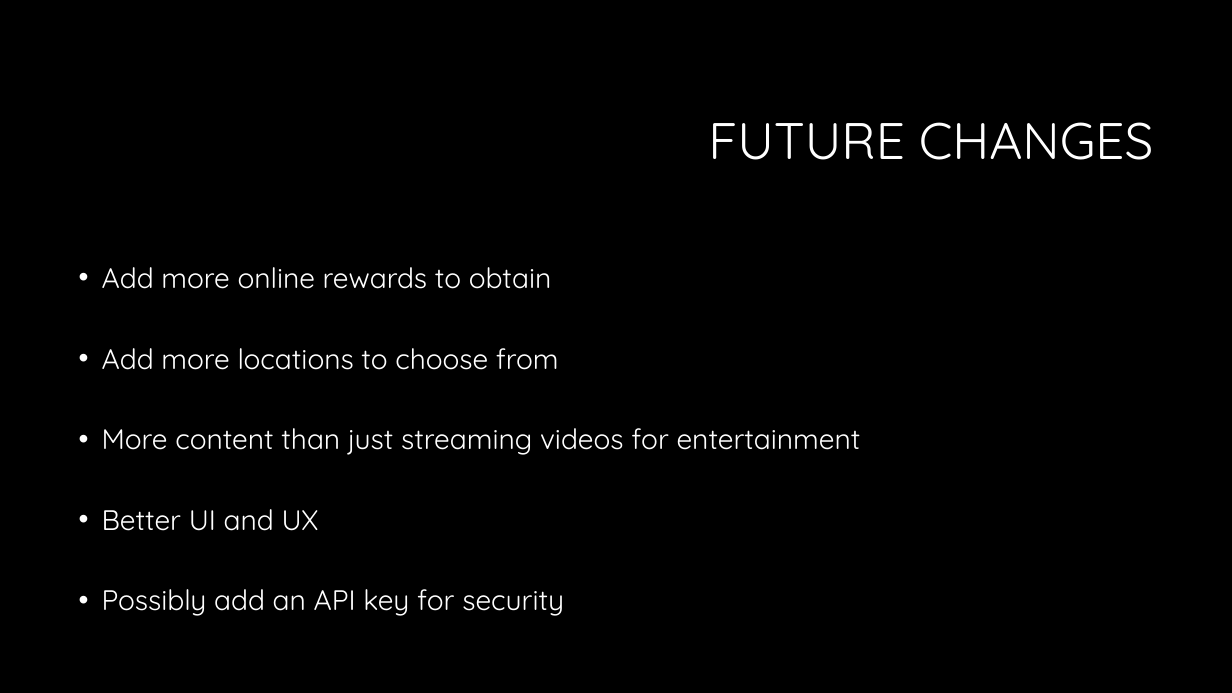
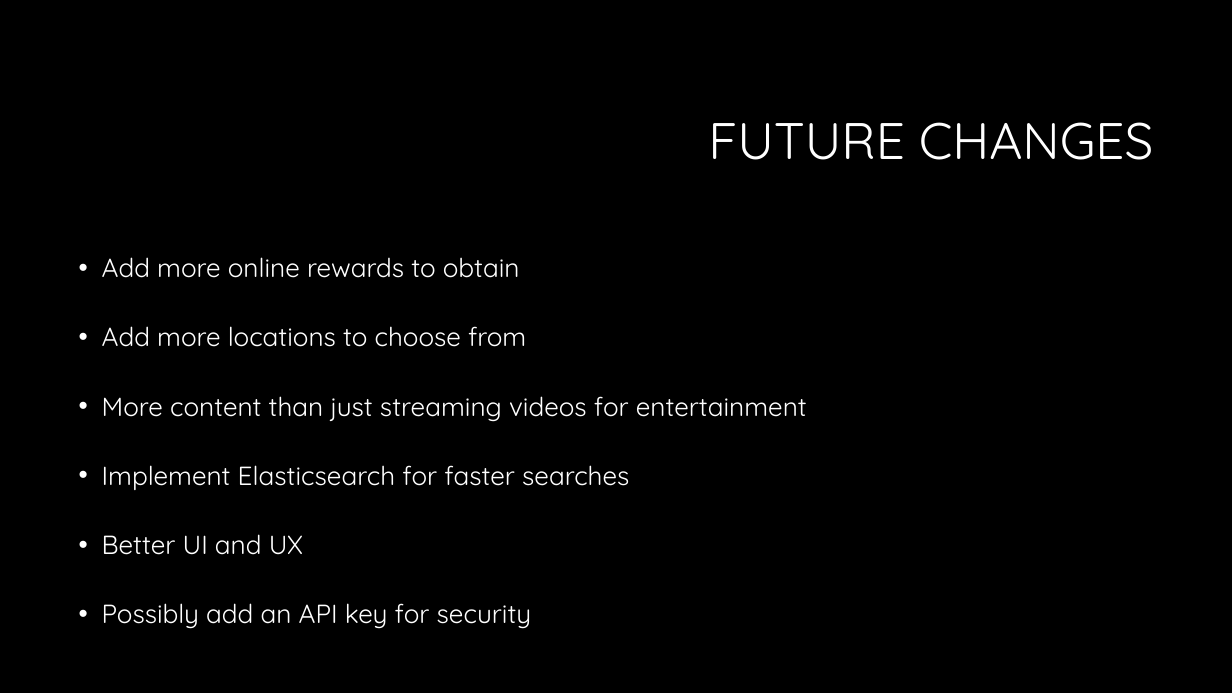
Before and after one commit to DevonARP/CC_Project, a slide deck: slide 7 of Spider.pptx. Drawn at 1232x693 pixels with LibreOffice and Linux fonts; fonts in the diff are those of the drawing; background and template pictures are left out. Boxes give left, top, right and bottom in pixels: in the first picture for what was removed or moved away, otherwise in the second. Text is boxed around its words. In the diff, an @@ line names an element or a change of style, - is before the commit and + after.

```diff
--- a/Spider.pptx
+++ b/Spider.pptx
@@ text at (102,257,807,629): size 22 to 20.4 pt in "Add more online rewards to obtain", "Add more locations to choose from", "More content than just streaming videos for ...", "Better UI and UX" and 1 more places; line spacing 2 to 1.8 @@
@@ text at (102,465,629,490): paragraph added @@
+• Implement Elasticsearch for faster searches
```
